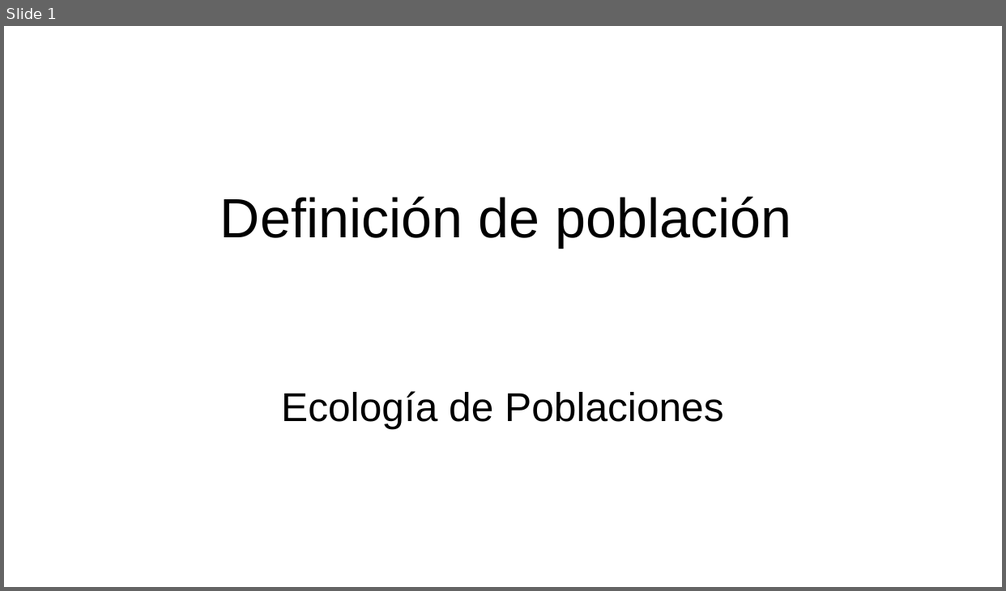
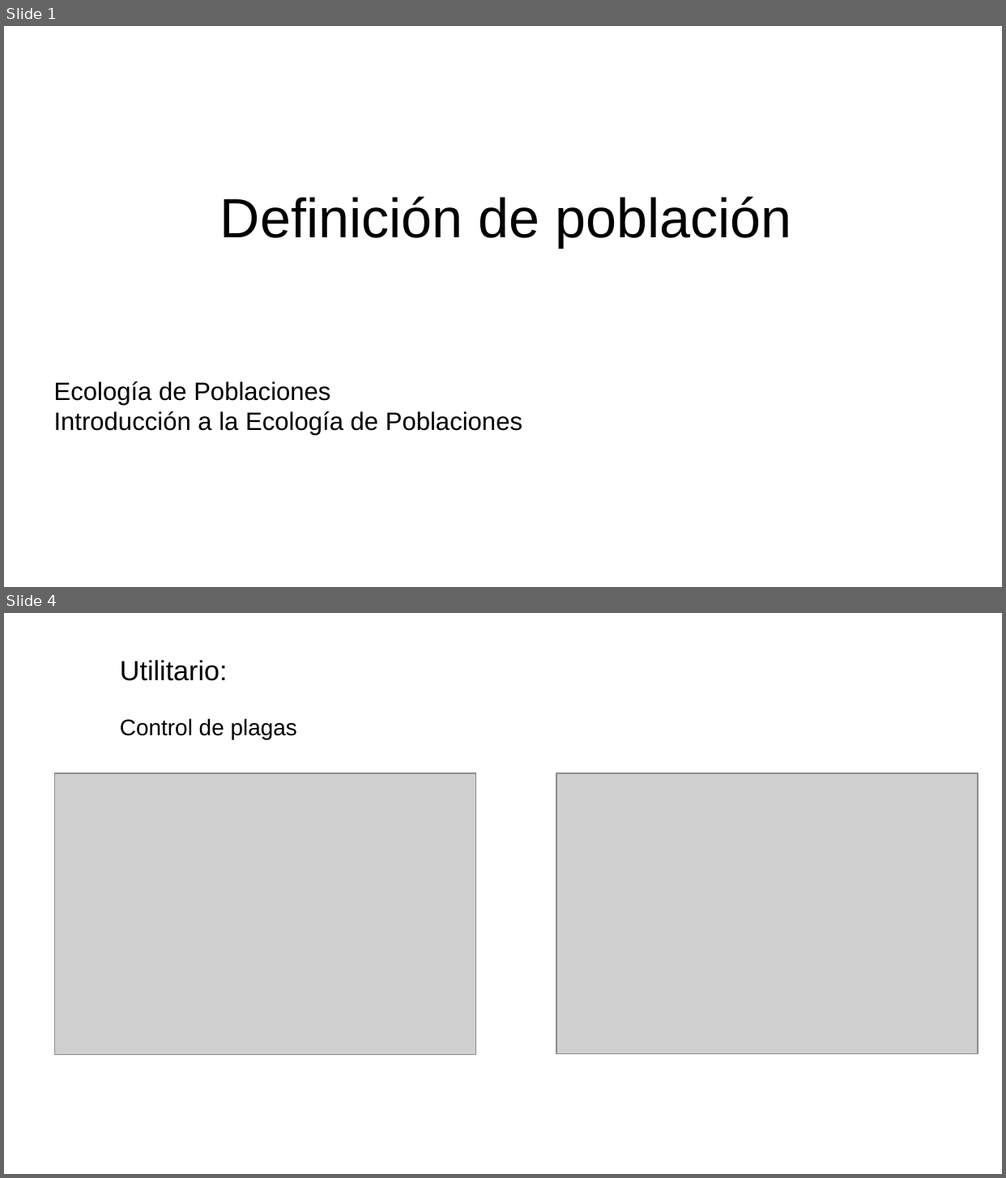
Before and after one commit to gerardommc/Ecologia-poblaciones, a slide deck: Unidad-1/Poblacion.odp. Shown one above the other, each under a label of ours: slide 1 before the commit, slides 1 and 4 after it; the slides between them are not shown. The pictures are 1006x591 and 1006x1178 pixels, drawn with LibreOffice and Linux fonts; fonts in the diff are those of the drawing; grey boxes stand for pictures. Boxes give left, top, right and bottom in pixels: in the first picture for what was removed or moved away, otherwise in the second. Text is boxed around its words. In the diff, an @@ line names an element or a change of style, - is before the commit and + after.

Commit message:
Poblaciones

```diff
--- a/Unidad-1/Poblacion.odp
+++ b/Unidad-1/Poblacion.odp
@@ slide 4 added at [4, 613, 1002, 1174], background #FFFFFF @@
@@ text added at [120, 660, 297, 740], 18 pt, text #000000 @@
+Utilitario:
+Control de plagas
@@ picture added at [55, 773, 477, 1055] @@
@@ picture added at [556, 773, 978, 1055] @@
@@ slide 1 changed as well @@
@@ subtitle at [54, 382, 330, 406]: size 32 to 20 pt in "Ecología de Poblaciones"; alignment centre to left @@
@@ subtitle at [54, 412, 522, 436]: paragraph added @@
+Introducción a la Ecología de Poblaciones
```
Also in this commit, not shown: 13 other slides added, 1 slide removed, 19 other files.
